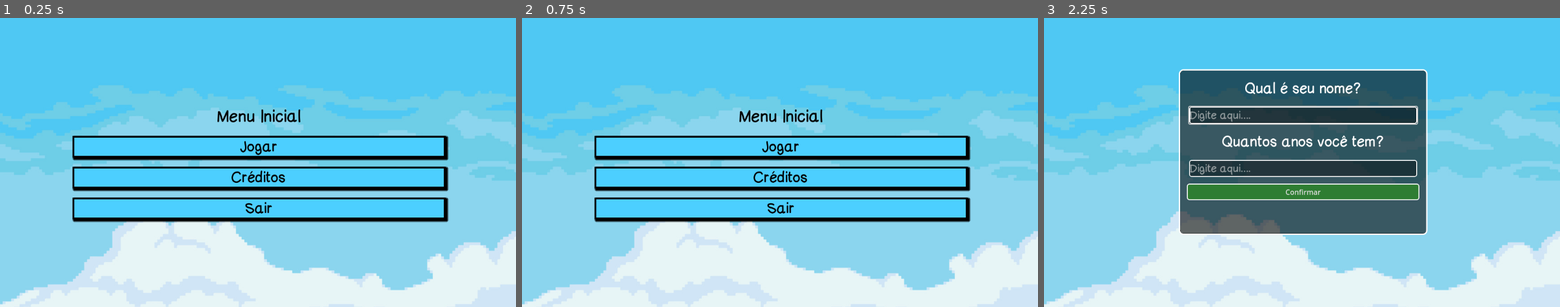
Above: before the commit, frames 1-3 (left to right).
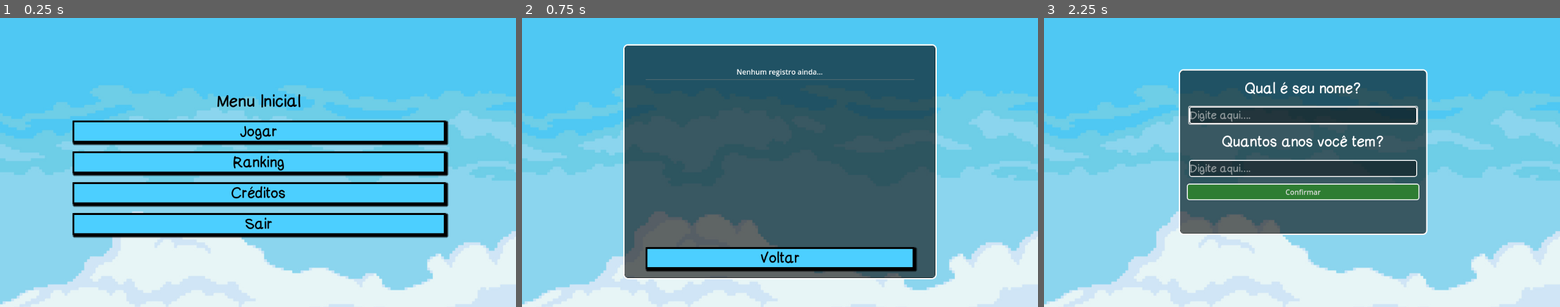
Above: after the commit, the same moments.

Repository: lucaschefferh/ProjetoIntegrador
Game: Godot game, scene res://scenes/main_menu/main_menu.tscn
Two runs of this game, one before a commit and one after it. Both use one fixed random seed, a clock stepped at 60 frames per second and the inputs below. This scene is started directly instead of the project's main scene.
Inputs (mouse positions are in pixels of both pictures, inside the frame that each line leads up to):
- Up to frame 1 (0.25 s): no input
- Up to frame 2 (0.75 s): click (780, 162) at 0.5 s, where only the run after the commit has a clickable "Ranking"
- Up to frame 3 (2.25 s): click (1302, 257) at 1.25 s, where only the run after the commit has a clickable "Voltar"; click "Jogar" at 2 s

The runs differ from the first frame. In frame 1, 26% of the frame differs, in the area x 14-87%, y 26-77%; in frame 2, 52%, in the area x 14-87%, y 8-91%; in frame 3, nothing differs.

Commit message:
Criação ranking

Diff:
--- a/scenes/main_menu/main_menu.tscn
+++ b/scenes/main_menu/main_menu.tscn
@@ -122,6 +122,17 @@
 theme_override_styles/normal = SubResource("StyleBoxFlat_uqeha")
 text = "Jogar"
 
+[node name="Button_Ranking" type="Button" parent="VBoxContainer"]
+layout_mode = 2
+theme_override_colors/font_color = Color(0, 0, 0, 1)
+theme_override_fonts/font = ExtResource("2_ob46e")
+theme_override_font_sizes/font_size = 32
+theme_override_styles/hover = SubResource("StyleBoxFlat_wem23")
+theme_override_styles/pressed = SubResource("StyleBoxFlat_3ovsr")
+theme_override_styles/normal = SubResource("StyleBoxFlat_5seab")
+text = "Ranking
+"
+
 [node name="Button_Creditos" type="Button" parent="VBoxContainer"]
 layout_mode = 2
 theme_override_colors/font_color = Color(0, 0, 0, 1)
@@ -141,3 +152,5 @@
 theme_override_styles/pressed = SubResource("StyleBoxFlat_thkx5")
 theme_override_styles/normal = SubResource("StyleBoxFlat_x2yjq")
 text = "Sair"
+
+[connection signal="pressed" from="VBoxContainer/Button_Ranking" to="." method="_on_button_ranking_pressed"]
--- /dev/null
+++ b/scenes/main_menu/ranking.tscn
@@ -0,0 +1,95 @@
+[gd_scene load_steps=8 format=3 uid="uid://b6pkaumwn5du"]
+
+[ext_resource type="Script" uid="uid://d2xcrurl2sal6" path="res://scripts/ui/ranking.gd" id="1_8aek7"]
+[ext_resource type="PackedScene" uid="uid://deev41c70twl5" path="res://scenes/main_menu/background.tscn" id="1_ncerl"]
+[ext_resource type="FontFile" uid="uid://e8o0dvapgj8v" path="res://assets/fonts/ComicNeueSansID.ttf" id="3_bu16p"]
+
+[sub_resource type="StyleBoxFlat" id="StyleBoxFlat_ncerl"]
+content_margin_left = 30.0
+content_margin_right = 30.0
+bg_color = Color(0, 0, 0, 0.588235)
+border_width_left = 3
+border_width_top = 3
+border_width_right = 3
+border_width_bottom = 3
+border_color = Color(1, 1, 1, 1)
+corner_radius_top_left = 10
+corner_radius_top_right = 10
+corner_radius_bottom_right = 10
+corner_radius_bottom_left = 10
+expand_margin_left = 20.0
+expand_margin_top = 20.0
+expand_margin_right = 20.0
+expand_margin_bottom = 20.0
+
+[sub_resource type="StyleBoxFlat" id="StyleBoxFlat_xht8p"]
+bg_color = Color(0.490196, 0.917647, 1, 1)
+border_width_left = 4
+border_width_top = 4
+border_width_right = 4
+border_width_bottom = 4
+border_color = Color(0, 0, 0, 1)
+shadow_offset = Vector2(4, 4)
+
+[sub_resource type="StyleBoxFlat" id="StyleBoxFlat_0b2rv"]
+bg_color = Color(0.168627, 0.690196, 0.839216, 1)
+shadow_offset = Vector2(1, 1)
+
+[sub_resource type="StyleBoxFlat" id="StyleBoxFlat_ge2yi"]
+bg_color = Color(0.298039, 0.811765, 1, 1)
+border_width_left = 4
+border_width_top = 4
+border_width_right = 4
+border_width_bottom = 4
+border_color = Color(0, 0, 0, 1)
+shadow_color = Color(0, 0, 0, 1)
+shadow_size = 4
+shadow_offset = Vector2(3, 3)
+
+[node name="Control" type="Control"]
+layout_mode = 3
+anchors_preset = 0
+offset_right = 1153.0
+offset_bottom = 647.0
+script = ExtResource("1_8aek7")
+
+[node name="CanvasLayer" parent="." instance=ExtResource("1_ncerl")]
+
+[node name="CenterContainer" type="CenterContainer" parent="."]
+layout_mode = 1
+anchors_preset = 15
+anchor_right = 1.0
+anchor_bottom = 1.0
+grow_horizontal = 2
+grow_vertical = 2
+
+[node name="PanelContainer" type="PanelContainer" parent="CenterContainer"]
+layout_mode = 2
+theme_override_styles/panel = SubResource("StyleBoxFlat_ncerl")
+
+[node name="VBoxContainer" type="VBoxContainer" parent="CenterContainer/PanelContainer"]
+layout_mode = 2
+alignment = 1
+
+[node name="Label" type="Label" parent="CenterContainer/PanelContainer/VBoxContainer"]
+layout_mode = 2
+
+[node name="ScrollContainer" type="ScrollContainer" parent="CenterContainer/PanelContainer/VBoxContainer"]
+custom_minimum_size = Vector2(600, 400)
+layout_mode = 2
+
+[node name="ListaNomes" type="VBoxContainer" parent="CenterContainer/PanelContainer/VBoxContainer/ScrollContainer"]
+layout_mode = 2
+size_flags_horizontal = 3
+
+[node name="Button" type="Button" parent="CenterContainer/PanelContainer/VBoxContainer"]
+layout_mode = 2
+theme_override_colors/font_color = Color(0, 0, 0, 1)
+theme_override_fonts/font = ExtResource("3_bu16p")
+theme_override_font_sizes/font_size = 32
+theme_override_styles/hover = SubResource("StyleBoxFlat_xht8p")
+theme_override_styles/pressed = SubResource("StyleBoxFlat_0b2rv")
+theme_override_styles/normal = SubResource("StyleBoxFlat_ge2yi")
+text = "Voltar"
+
+[connection signal="pressed" from="CenterContainer/PanelContainer/VBoxContainer/Button" to="." method="_on_button_pressed"]
--- a/scripts/ui/main_menu.gd
+++ b/scripts/ui/main_menu.gd
@@ -12,6 +12,9 @@
 func _on_jogar_pressed():
 	get_tree().change_scene_to_file("res://scenes/main_menu/profile_menu.tscn")
 
+func _on_button_ranking_pressed() -> void:
+	get_tree().change_scene_to_file("res://scenes/main_menu/ranking.tscn")
+
 func _on_creditos_pressed():
 	get_tree().change_scene_to_file("res://scenes/main_menu/creditos.tscn")
 
--- /dev/null
+++ b/scripts/ui/ranking.gd
@@ -0,0 +1,69 @@
+extends Control
+
+# O lugar onde vamos adicionar os nomes
+@onready var lista_container = $CenterContainer/PanelContainer/VBoxContainer/ScrollContainer/ListaNomes
+
+func _ready():
+	atualizar_leaderboard()
+
+func atualizar_leaderboard():
+	# 1. Limpa a lista atual (para não duplicar se recarregar)
+	for filho in lista_container.get_children():
+		filho.queue_free()
+
+	# 2. Pega os dados
+	var records = GameData.historico_pontuacao
+
+	# 3. Ordena: Quem tem MENOS ERROS ganha. Se empatar, MENOR TEMPO ganha.
+	records.sort_custom(func(a, b):
+		if a.get("erros", 0) != b.get("erros", 0):
+			return a.get("erros", 0) < b.get("erros", 0)
+		return a.get("tempo", 0) < b.get("tempo", 0)
+	)
+
+	# 4. Cria as linhas visuais
+	if records.is_empty():
+		criar_linha_texto("Nenhum registro ainda...")
+	else:
+		# Cabeçalho da tabela
+		criar_linha_texto("NOME | IDADE | TEMPO | ERROS", true)
+
+		for jogador in records:
+			# Formata o tempo
+			var t = jogador.get("tempo", 0)
+			var mins = int(t / 60)
+			var segs = int(t) % 60
+			var tempo_str = "%02d:%02d" % [mins, segs]
+
+			# Monta o texto: "Lucas (10) ........ 01:30 ........ 2 Erros"
+			var texto_final = "%s | %d anos | %s | %d Erros" % [
+				jogador.get("nome", "Anônimo"),
+				jogador.get("idade", 0),
+				tempo_str,
+				jogador.get("erros", 0)
+			]
+
+			criar_linha_texto(texto_final)
+
+func criar_linha_texto(texto: String, destaque: bool = false):
+	var label = Label.new()
+	label.text = texto
+	label.horizontal_alignment = HORIZONTAL_ALIGNMENT_CENTER
+
+
+	# Ajuste visual simples via código
+	if destaque:
+		label.modulate = Color.YELLOW # Título em amarelo
+	else:
+		label.modulate = Color.WHITE
+
+	# Adiciona na lista
+	lista_container.add_child(label)
+
+	# Adiciona um separador simples (opcional)
+	var separador = HSeparator.new()
+	lista_container.add_child(separador)
+
+func _on_button_pressed():
+	# Voltar ao menu
+	get_tree().change_scene_to_file("res://scenes/main_menu/main_menu.tscn")
Not shown, added: scripts/ui/ranking.gd.uid
